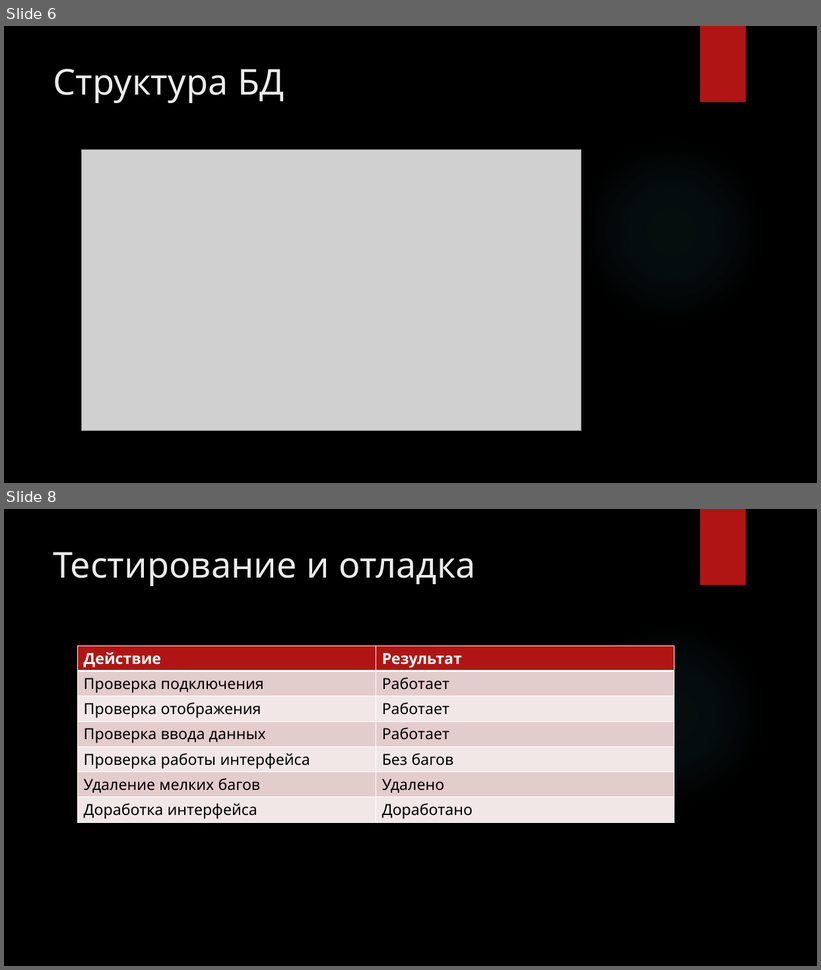
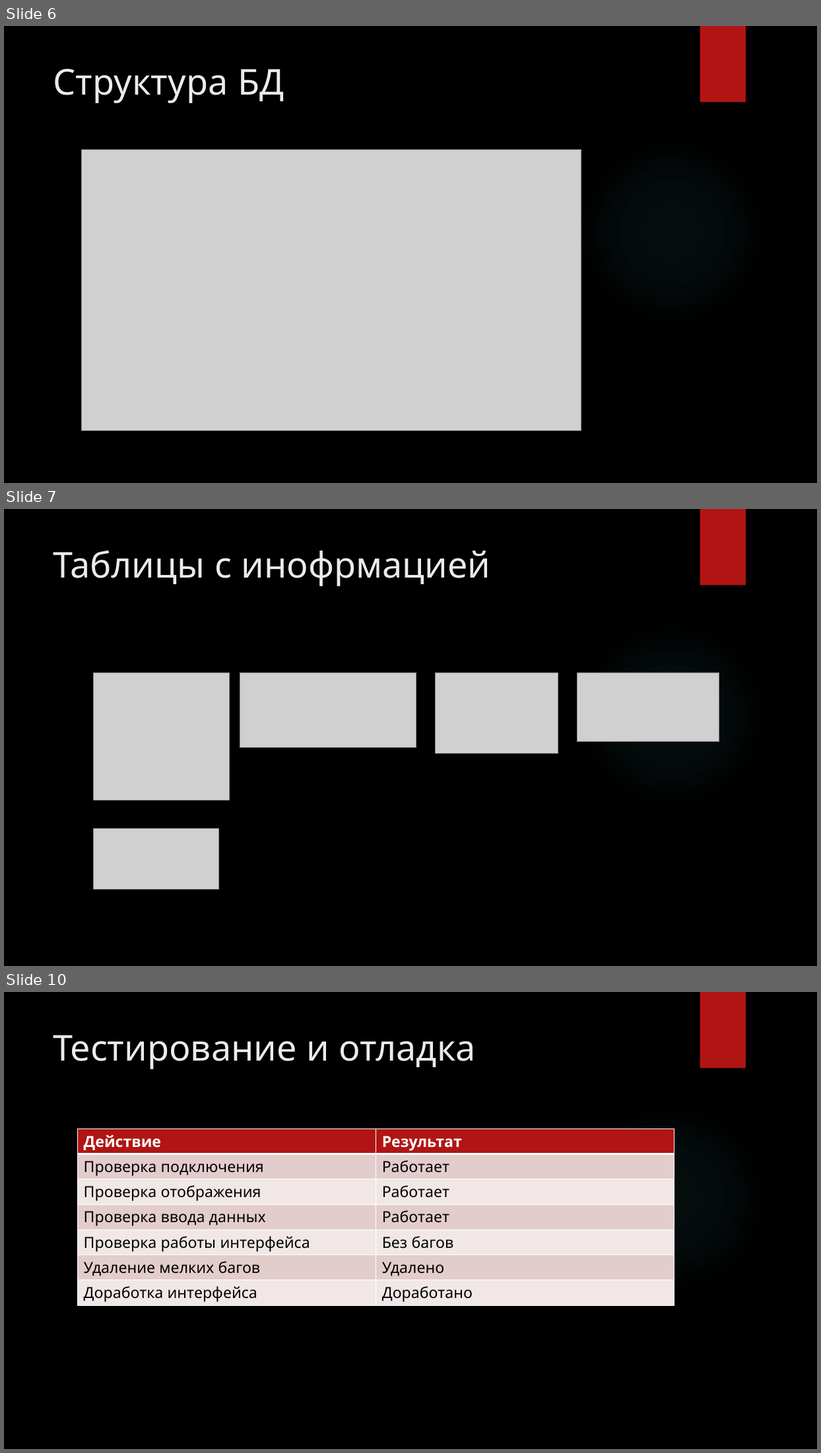
Before and after one commit to liquidbean/kursovaya, a slide deck: третьяков.pptx. Shown one above the other, each under a label of ours: slides 6 and 8 before the commit, slides 6, 7 and 10 after it; the slides between them are not shown. The pictures are 821x970 and 821x1453 pixels, drawn with LibreOffice and Linux fonts; fonts in the diff are those of the drawing; grey boxes stand for pictures; background and template pictures are left out. Boxes give left, top, right and bottom in pixels: in the first picture for what was removed or moved away, otherwise in the second. Text is boxed around its words. In the diff, an @@ line names an element or a change of style, - is before the commit and + after.

```diff
--- a/третьяков.pptx
+++ b/третьяков.pptx
@@ slide 7 added at (4,509,817,966), background picture (left out); not listed: 2 template elements that a slide beside it also shows @@
@@ title added at (54,551,491,586), 42 pt, text #EBEBEB @@
+Таблицы с инофрмацией
@@ picture added at (94,673,230,800) @@
@@ picture added at (240,673,417,747) @@
@@ picture added at (435,673,558,753) @@
@@ picture added at (578,673,719,742) @@
@@ picture added at (94,829,218,890) @@
@@ what was slide 8 is now slide 10 @@
```
Also in this commit, not shown: 5 slides changed, 1 other slide added, 3 other files.
